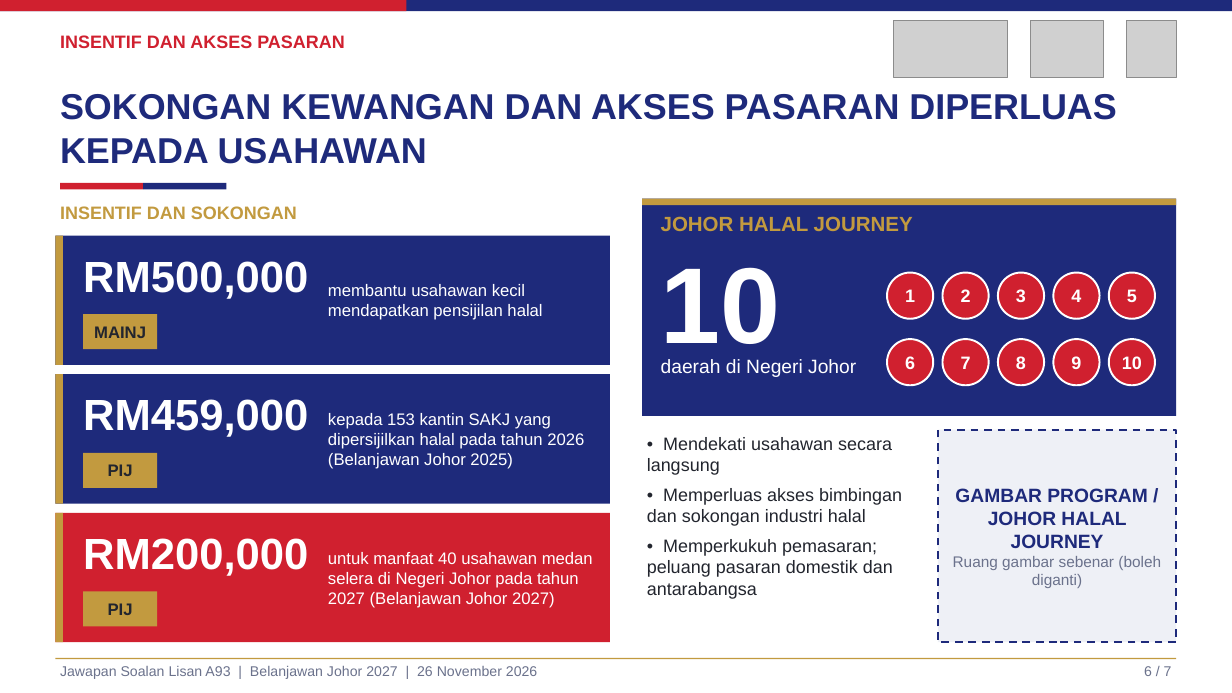
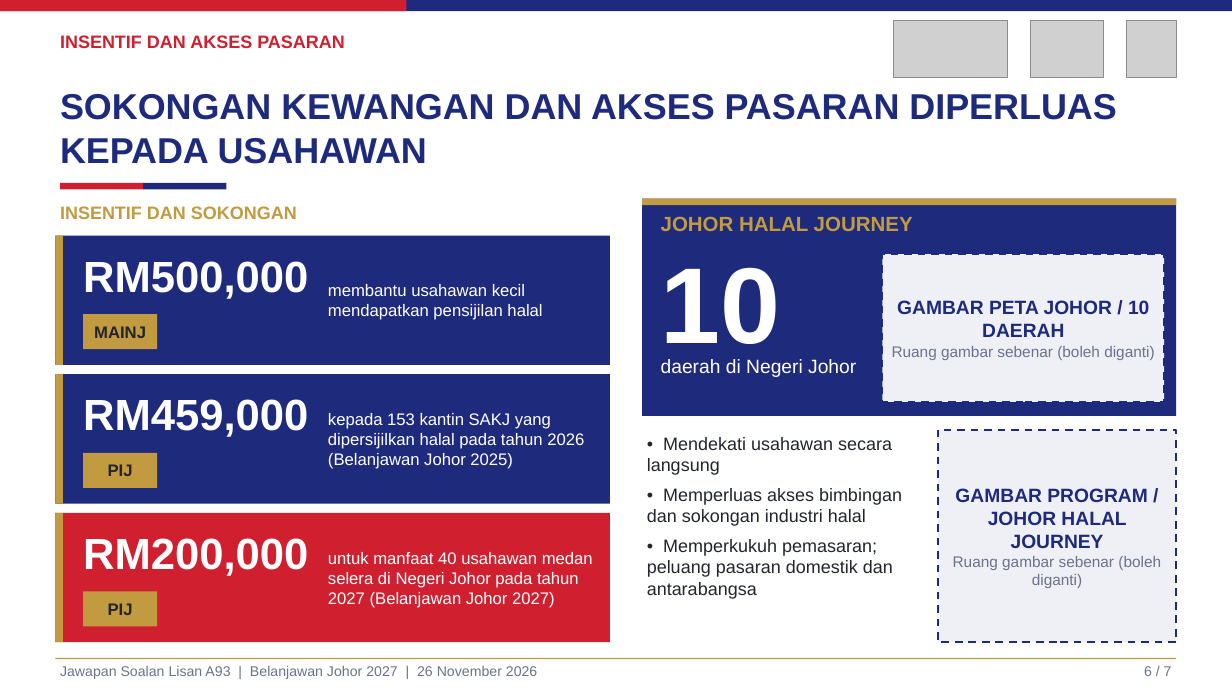
Before and after one commit to nawaljoe/Nawal, a slide deck: slide 6 of infografik-a93/Slaid_A93_PKHNJ2030.pptx. Drawn at 1232x693 pixels with LibreOffice and Linux fonts; fonts in the diff are those of the drawing; grey boxes stand for pictures. Boxes give left, top, right and bottom in pixels: in the first picture for what was removed or moved away, otherwise in the second. Text is boxed around its words. In the diff, an @@ line names an element or a change of style, - is before the commit and + after.

```diff
--- a/infografik-a93/Slaid_A93_PKHNJ2030.pptx
+++ b/infografik-a93/Slaid_A93_PKHNJ2030.pptx
@@ rectangle added at bbox=[883, 254, 1165, 402], fill #EEF0F6, outline #1E2A7B 1.5 pt dashed, 12 pt, text #6B728C @@
+GAMBAR PETA JOHOR / 10 DAERAH
+Ruang gambar sebenar (boleh diganti)
@@ ellipse removed at bbox=[887, 273, 933, 319] @@
-1
@@ ellipse removed at bbox=[943, 273, 989, 319] @@
-2
@@ ellipse removed at bbox=[998, 273, 1044, 319] @@
-3
@@ ellipse removed at bbox=[1054, 273, 1100, 319] @@
-4
@@ ellipse removed at bbox=[1109, 273, 1155, 319] @@
-5
@@ ellipse removed at bbox=[887, 339, 933, 385] @@
-6
@@ ellipse removed at bbox=[943, 339, 989, 385] @@
-7
@@ ellipse removed at bbox=[998, 339, 1044, 385] @@
-8
@@ ellipse removed at bbox=[1054, 339, 1100, 385] @@
-9
@@ ellipse removed at bbox=[1109, 339, 1155, 385] @@
-10
```
Also in this commit, not shown: 4 other files.
